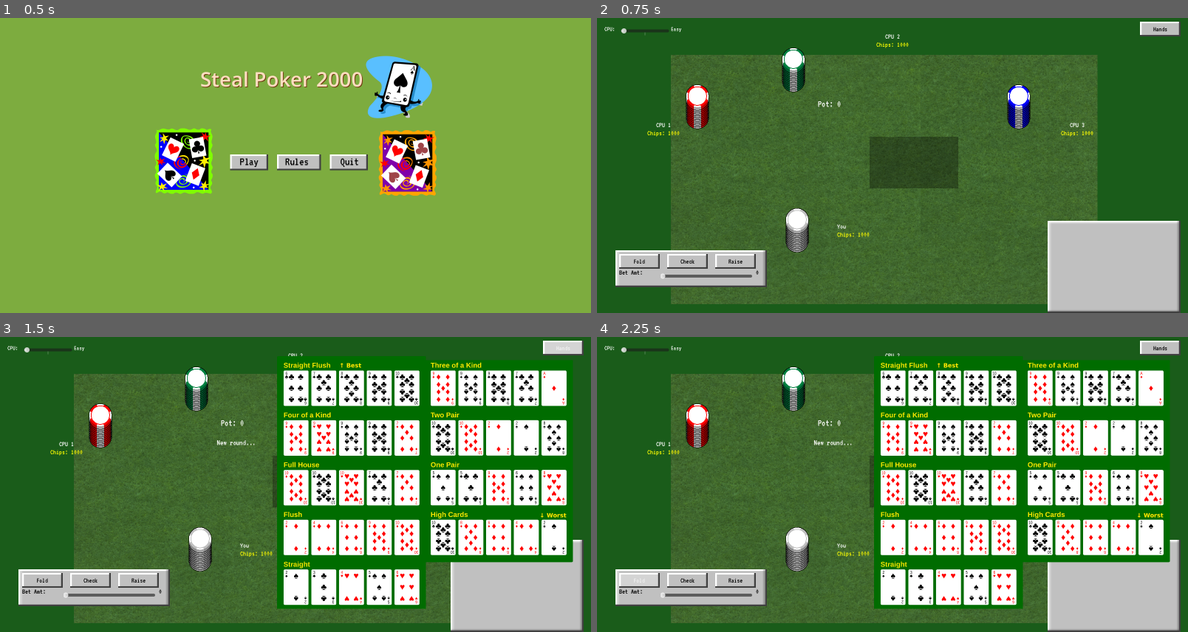
Above: before the commit, frames 1-4 (two rows, left to right).
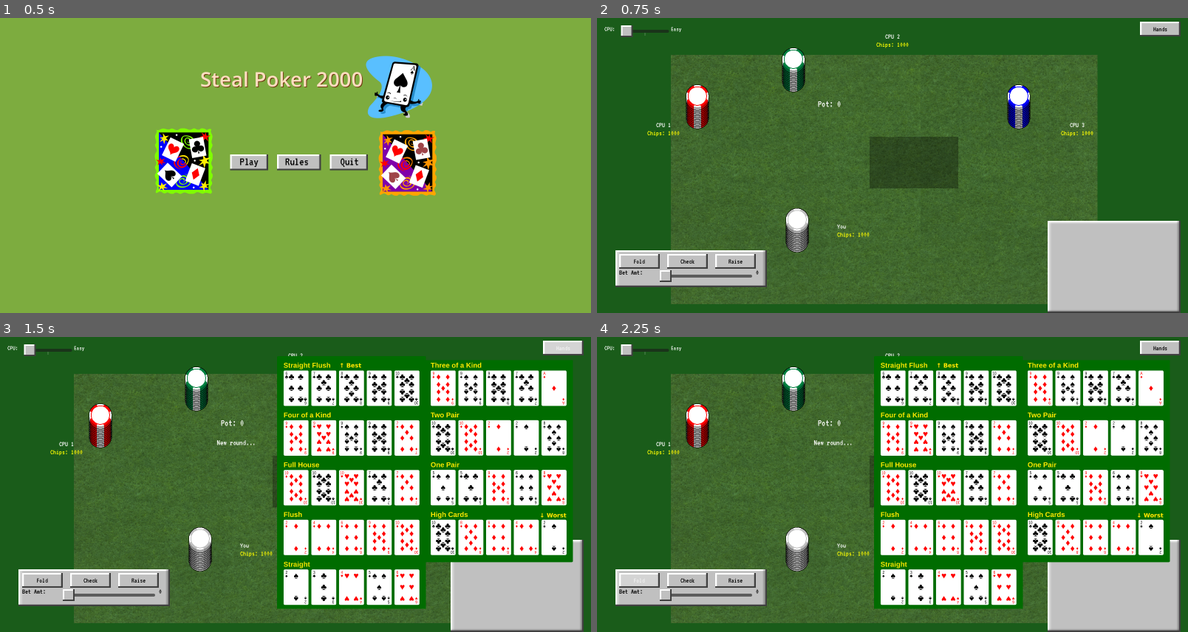
Above: after the commit, the same moments.

Repository: AzureJames/poker-stl
Game: Godot game, scene res://scene/main.tscn
Two runs of this game, one before a commit and one after it. Both use one fixed random seed, a clock stepped at 60 frames per second and the inputs below.
Inputs:
- Up to frame 1 (0.5 s): no input
- Up to frame 2 (0.75 s): click "Play" at 0.5 s
- Up to frame 3 (1.5 s): click "Hands" at 1.25 s
- Up to frame 4 (2.25 s): click "Fold" at 2 s

Frame 1 is identical in both runs. In frame 2, 0.1% of the frame differs, in the area x 4-13%, y 2-90%; in frame 3, 0.1%; in frame 4, 0.1%.

Commit message:
hslider halfway

Diff:
--- a/scene/main.tscn
+++ b/scene/main.tscn
@@ -141,6 +141,11 @@
 [node name="ChipManager" type="Node" parent="." unique_id=1134768523]
 script = ExtResource("6_4j5ol")
 
+[node name="HSlider" type="HSlider" parent="." unique_id=1292230791]
+layout_mode = 0
+offset_right = 8.0
+offset_bottom = 16.0
+
 [connection signal="pressed" from="StartMenu/ColorRect/HBoxContainer/Button" to="StartMenu/ColorRect/HBoxContainer" method="_on_button_pressed"]
 [connection signal="pressed" from="StartMenu/ColorRect/HBoxContainer/Button2" to="StartMenu/ColorRect/HBoxContainer" method="_on_button_2_pressed"]
 [connection signal="pressed" from="StartMenu/ColorRect/HBoxContainer/Button3" to="StartMenu/ColorRect/HBoxContainer" method="_on_button_3_pressed"]
--- a/script/game_manager.gd
+++ b/script/game_manager.gd
@@ -219,6 +219,7 @@
 	bet_slider.step = 5
 	bet_slider.value = 5
 	bet_slider.value_changed.connect(_on_bet_slider_changed)
+	_style_slider(bet_slider)
 	action_bar.add_child(bet_slider)
 
 	bet_value_label = Label.new()
@@ -248,6 +249,7 @@
 	difficulty_slider.tick_count = 3
 	difficulty_slider.value = 0
 	difficulty_slider.value_changed.connect(_on_difficulty_changed)
+	_style_slider(difficulty_slider)
 	add_child(difficulty_slider)
 
 	difficulty_label = Label.new()
@@ -460,6 +462,41 @@
 		history_container.get_child(history_container.get_child_count() - 1).queue_free()
 	for i in range(1, history_container.get_child_count()):
 		history_container.get_child(i).add_theme_color_override("font_color", Color.BLACK)
+
+func _style_slider(slider: HSlider):
+	var slide_sb = StyleBoxTexture.new()
+	slide_sb.texture = Globals.grey_bevel_normal
+	slide_sb.texture_margin_left = 4
+	slide_sb.texture_margin_top = 4
+	slide_sb.texture_margin_right = 4
+	slide_sb.texture_margin_bottom = 4
+
+	var slide_hover = StyleBoxTexture.new()
+	slide_hover.texture = Globals.grey_bevel_hover
+	slide_hover.texture_margin_left = 4
+	slide_hover.texture_margin_top = 4
+	slide_hover.texture_margin_right = 4
+	slide_hover.texture_margin_bottom = 4
+
+	var fill_sb = StyleBoxTexture.new()
+	fill_sb.texture = Globals.grey_bevel_pressed
+	fill_sb.texture_margin_left = 4
+	fill_sb.texture_margin_top = 4
+	fill_sb.texture_margin_right = 4
+	fill_sb.texture_margin_bottom = 4
+
+	slider.add_theme_stylebox_override("slide", slide_sb)
+	slider.add_theme_stylebox_override("grabber_area", fill_sb)
+	slider.add_theme_icon_override("grabber", Globals.grey_bevel_normal)
+	slider.add_theme_icon_override("grabber_highlight", Globals.grey_bevel_hover)
+	slider.add_theme_constant_override("center_grabber", 0)
+
+	slider.mouse_entered.connect(func():
+		slider.add_theme_stylebox_override("slide", slide_hover)
+	)
+	slider.mouse_exited.connect(func():
+		slider.add_theme_stylebox_override("slide", slide_sb)
+	)
 
 func make_button(text: String, pos: Vector2) -> Button:
 	var btn = Button.new()
